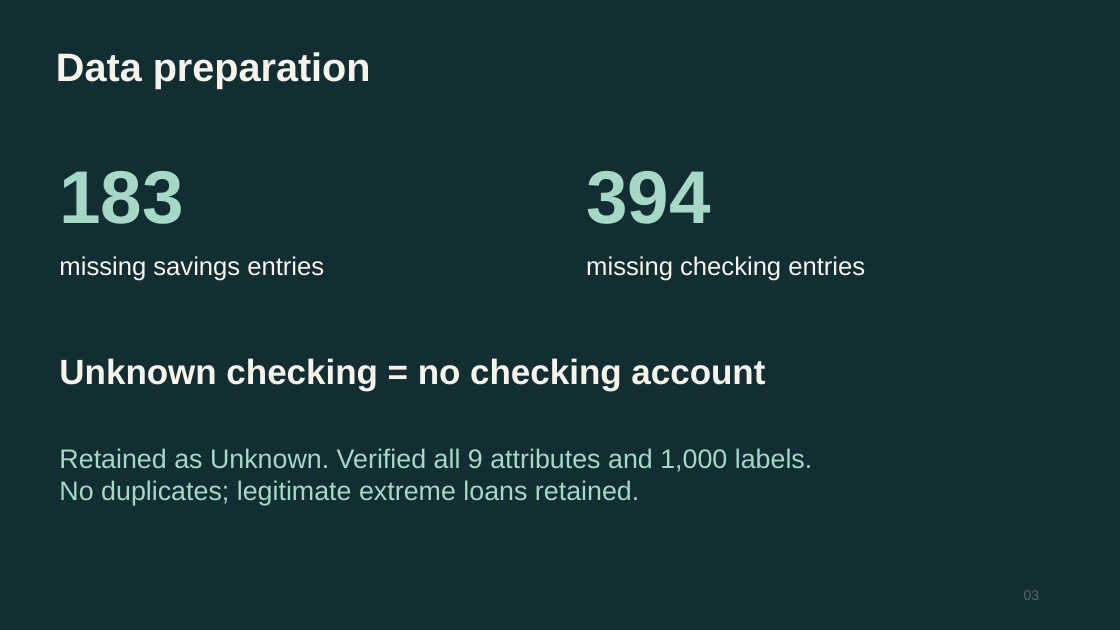
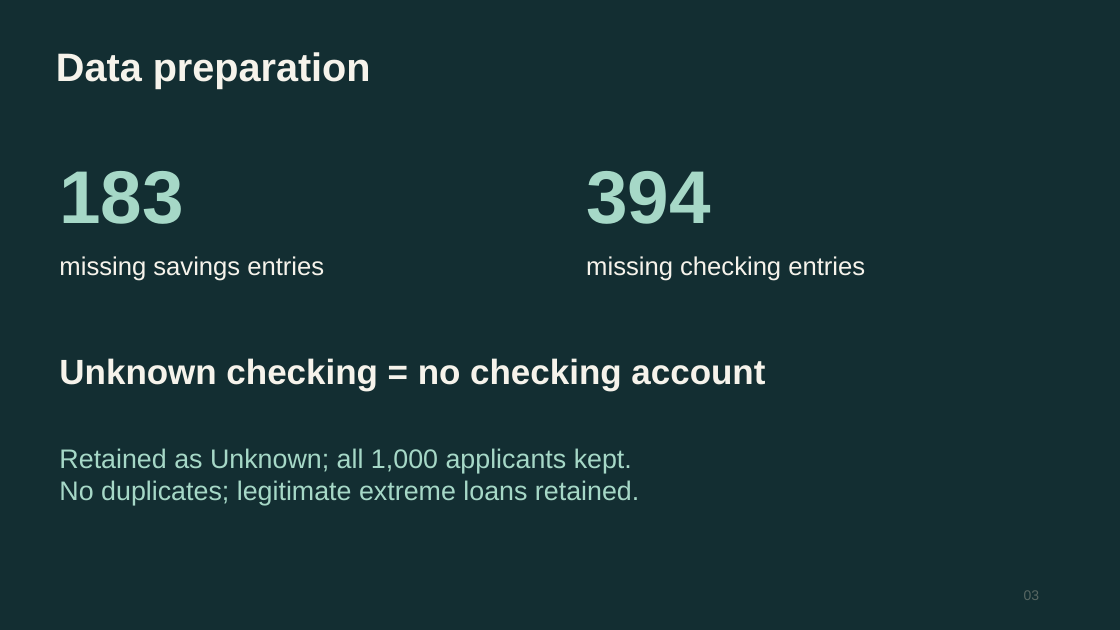
Before and after one commit to lebm646/MSCS_634_Deliverable_4, a slide deck: slide 3 of MSCS_634_Presentation.pptx. Drawn at 1120x630 pixels with LibreOffice and Linux fonts; fonts in the diff are those of the drawing. Boxes give left, top, right and bottom in pixels: in the first picture for what was removed or moved away, otherwise in the second. Text is boxed around its words. In the diff, an @@ line names an element or a change of style, - is before the commit and + after.

```diff
--- a/MSCS_634_Presentation.pptx
+++ b/MSCS_634_Presentation.pptx
@@ text at <box>59,448,632,473</box>: text changed @@
-Retained as Unknown. Verified all 9 attributes and 1,000 labels.
+Retained as Unknown; all 1,000 applicants kept.
```
Also in this commit, not shown: 5 other slides changed, 1 slide added, 1 slide removed, 23 other files.
